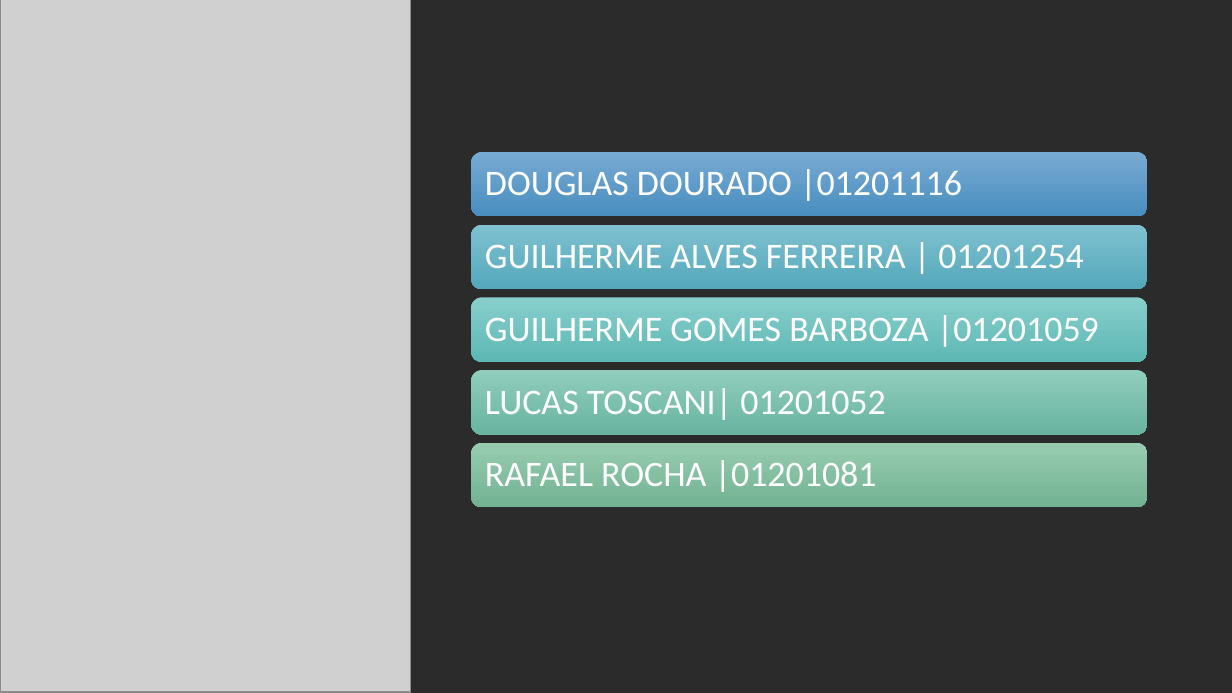
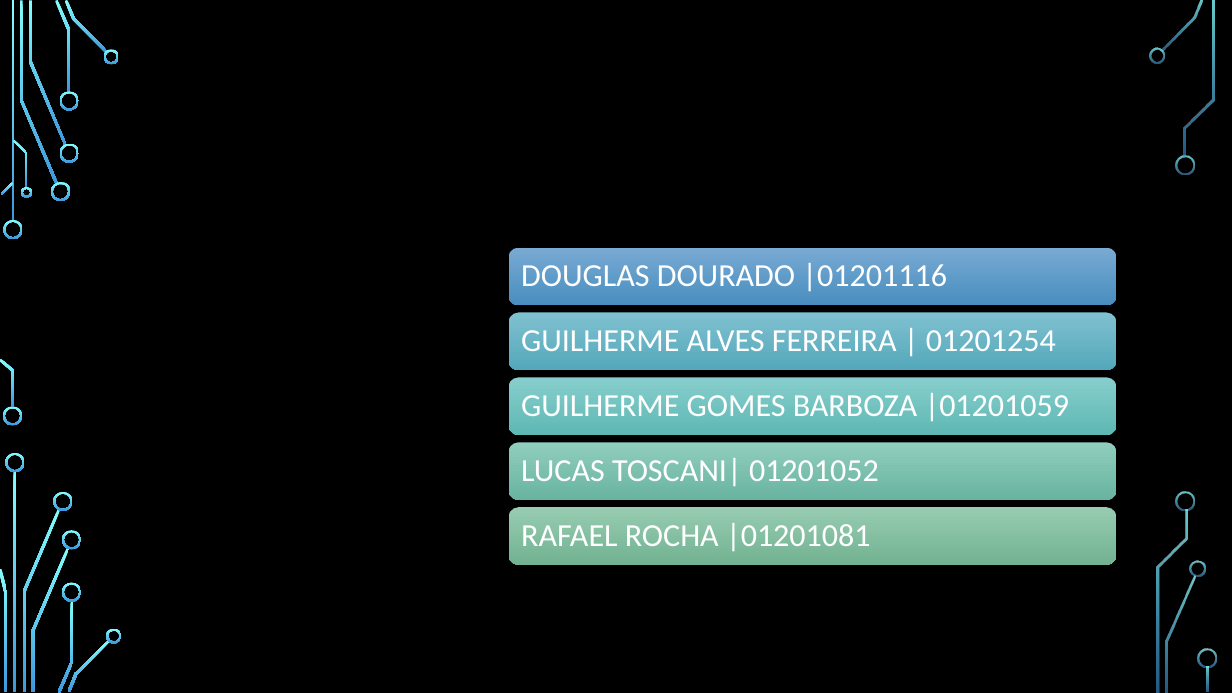
Before and after one commit to DouglasNova/TechCare-Sprint-3, a slide deck: slide 4 of Documentacao/Arquitetura em nuvem.pptx. Drawn at 1232x693 pixels with LibreOffice and Linux fonts; fonts in the diff are those of the drawing; grey boxes stand for pictures; background and template pictures are left out; a plain dark background stands for a picture behind light text. Boxes give left, top, right and bottom in pixels: in the first picture for what was removed or moved away, otherwise in the second. Text is boxed around its words. In the diff, an @@ line names an element or a change of style, - is before the commit and + after.

```diff
--- a/Documentacao/Arquitetura em nuvem.pptx
+++ b/Documentacao/Arquitetura em nuvem.pptx
@@ rectangle removed at bbox=[0, 0, 1232, 693] @@
@@ picture removed at bbox=[0, 0, 410, 693] @@
@@ picture removed at bbox=[0, 0, 410, 692] @@
@@ shadow on in 5 elements at bbox=[509, 507, 1117, 565], bbox=[509, 443, 1117, 500], bbox=[509, 377, 1117, 434], bbox=[509, 312, 1117, 370], bbox=[509, 248, 1117, 305] @@
@@ rounded rectangle: place and size @@
-rounded rectangle at bbox=[471, 152, 1148, 216]
+rounded rectangle at bbox=[509, 248, 1117, 305]
@@ size 28 to 25 pt; less space between paragraphs in 5 elements at bbox=[521, 523, 871, 551], bbox=[521, 458, 879, 486], bbox=[521, 393, 1070, 421], bbox=[521, 330, 1056, 351], bbox=[521, 263, 947, 291] @@
@@ text "DOUGLAS DOURADO |01201116": place and size @@
-text "DOUGLAS DOURADO |01201116" at bbox=[485, 169, 962, 201]
+text "DOUGLAS DOURADO |01201116" at bbox=[521, 263, 947, 291]
@@ rounded rectangle: place and size @@
-rounded rectangle at bbox=[471, 225, 1148, 289]
+rounded rectangle at bbox=[509, 312, 1117, 370]
@@ text "GUILHERME ALVES FERREIRA | 01201254": place and size @@
-text "GUILHERME ALVES FERREIRA | 01201254" at bbox=[485, 244, 1083, 268]
+text "GUILHERME ALVES FERREIRA | 01201254" at bbox=[521, 330, 1056, 351]
@@ rounded rectangle: place and size @@
-rounded rectangle at bbox=[471, 298, 1148, 362]
+rounded rectangle at bbox=[509, 377, 1117, 434]
@@ text "GUILHERME GOMES BARBOZA |01201059": place and size @@
-text "GUILHERME GOMES BARBOZA |01201059" at bbox=[485, 315, 1099, 347]
+text "GUILHERME GOMES BARBOZA |01201059" at bbox=[521, 393, 1070, 421]
@@ rounded rectangle: place and size @@
-rounded rectangle at bbox=[471, 371, 1148, 435]
+rounded rectangle at bbox=[509, 443, 1117, 500]
@@ text "LUCAS TOSCANI| 01201052": place and size @@
-text "LUCAS TOSCANI| 01201052" at bbox=[485, 388, 885, 420]
+text "LUCAS TOSCANI| 01201052" at bbox=[521, 458, 879, 486]
@@ rounded rectangle: place and size @@
-rounded rectangle at bbox=[471, 443, 1148, 507]
+rounded rectangle at bbox=[509, 507, 1117, 565]
@@ text "RAFAEL ROCHA |01201081": place and size @@
-text "RAFAEL ROCHA |01201081" at bbox=[485, 460, 877, 492]
+text "RAFAEL ROCHA |01201081" at bbox=[521, 523, 871, 551]
@@ group removed at bbox=[0, 0, 108, 692]: 7 freeform shapes, 1 rectangle @@
@@ group removed at bbox=[0, 0, 112, 692]: 9 freeform shapes, 2 rectangles @@
@@ group added at bbox=[3, 1, 1217, 691]: 21 freeform shapes, 1 rectangle @@
@@ fill gradient #134770 to #B4FFFF to gradient #82FFFF to #3D97DE in 14 elements at bbox=[55, 0, 71, 92], bbox=[65, 0, 107, 54], bbox=[1, 182, 14, 195], bbox=[0, 359, 14, 408], bbox=[14, 471, 17, 692], bbox=[0, 568, 6, 691], bbox=[31, 548, 69, 692], bbox=[57, 601, 73, 693], bbox=[67, 640, 110, 692], bbox=[1161, 0, 1203, 52], bbox=[1165, 576, 1196, 692], bbox=[1184, 1, 1214, 157], bbox=[1156, 510, 1188, 692], bbox=[1207, 666, 1210, 692] @@
```
Also in this commit, not shown: 3 other slides changed.
